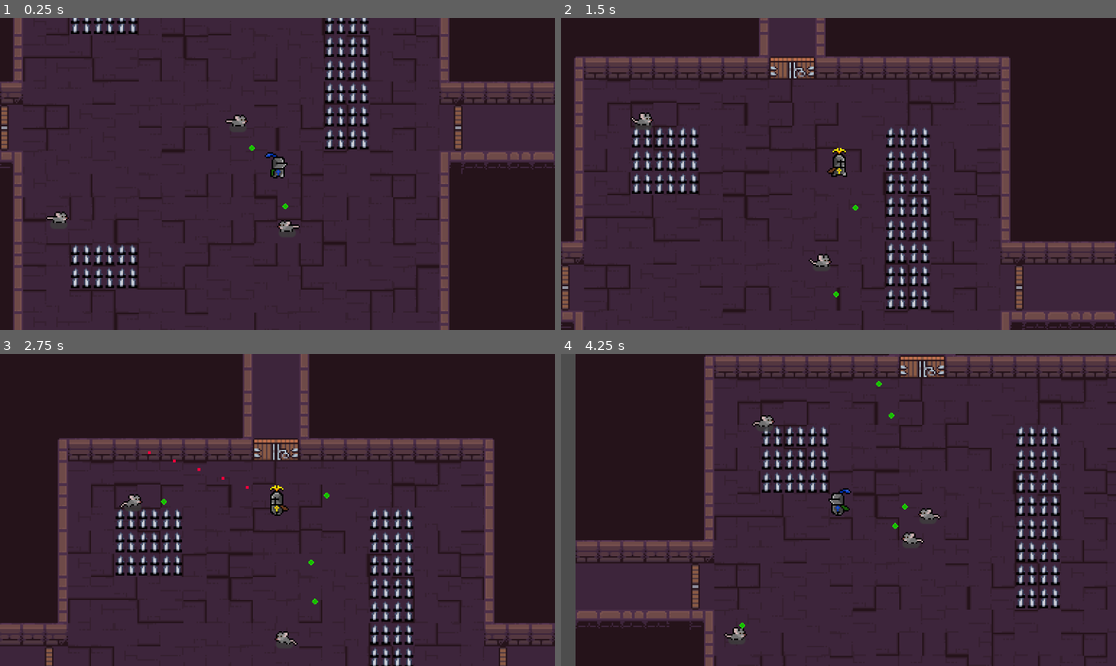
Above: before the commit, frames 1-4 (two rows, left to right).
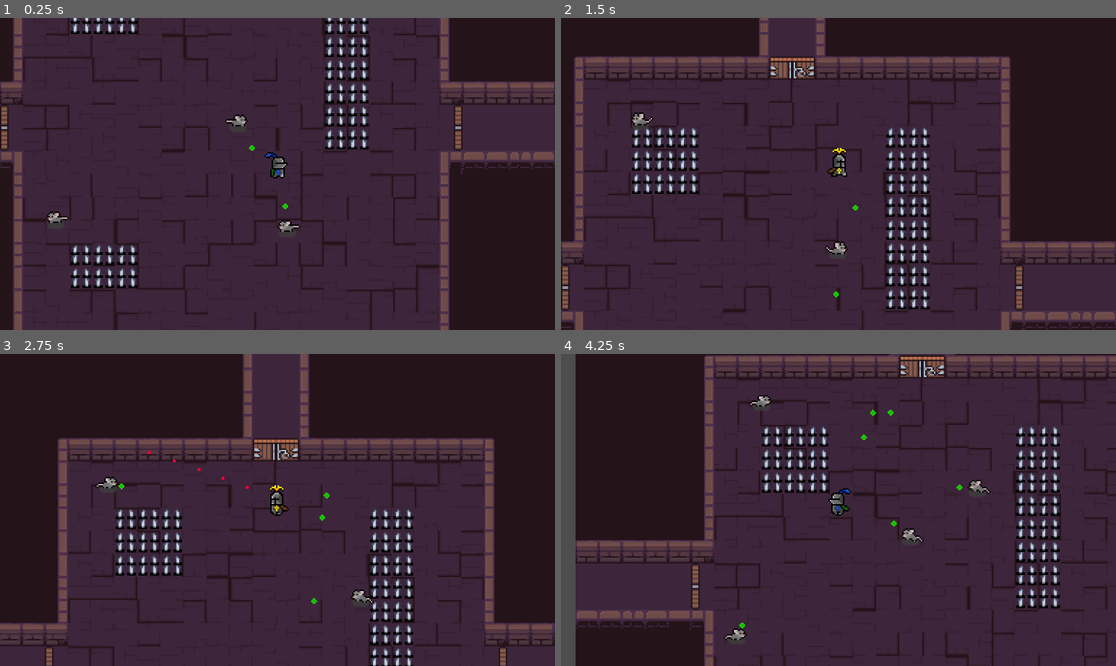
Above: after the commit, the same moments.

Repository: Mlee671/too-many-cats-
Game: Godot game, scene res://main/main.tscn
Two runs of this game, one before a commit and one after it. Both use one fixed random seed, a clock stepped at 60 frames per second and the inputs below.
Inputs (mouse positions are in pixels of both pictures, inside the frame that each line leads up to):
- Up to frame 1 (0.25 s): no input
- Up to frame 2 (1.5 s): move the mouse to (810, 236) at 0.52 s; hold W (up) from 0.53 s (still down); tap Space (ability) at 0.6 s; move the mouse to (1005, 220) at 1.27 s; right-click (1005, 220) at 1.35 s
- Up to frame 3 (2.75 s): move the mouse to (111, 463) at 2.02 s; release W (up) at 2.03 s; press the mouse at (111, 463) at 2.03 s; hold A (left) from 2.03 s (still down)
- Up to frame 4 (4.25 s): move the mouse to (866, 510) at 2.77 s; release the mouse at (866, 510) at 2.78 s; tap Space (ability) at 2.85 s; move the mouse to (755, 432) at 3.52 s; release A (left) at 3.53 s; hold S (down) from 3.53 s (still down); right-click (755, 432) at 3.6 s

The runs differ from the first frame. In frame 1, less than 0.1% of the frame differs, in the area x 8-13%, y 61-66%; in frame 2, 0.3%; in frame 3, 0.5%; in frame 4, 0.7%, in the area x 29-78%, y 8-92%.

Commit message:
implemented inactivity trigger for enemies, requiring room triggers to change to wander state

Diff:
--- a/entities/enemy/enemy.gd
+++ b/entities/enemy/enemy.gd
@@ -8,9 +8,9 @@
 var accel: float
 var pathfind_range: int # tile range to pathfind to
 
-enum BEHAVIOUR {WANDER, ATTACK, DEAD}
+enum BEHAVIOUR {WANDER, ATTACK, DEAD, INACTIVE}
 
-var enemyState := BEHAVIOUR.WANDER
+var enemyState := BEHAVIOUR.INACTIVE
 var wander_stalling := false
 var raycast_target: Node2D = null
 
@@ -30,11 +30,15 @@
 
 
 func _ready() -> void:
-	vision_circle.shape.radius = vision_range
-	setup_nav.call_deferred()
+	vision_circle.shape.radius = 0
+	# once room triggers are implemented, this can be removed
+	setup_nav()
 
 
 func _physics_process(delta: float) -> void:
+	if enemyState == BEHAVIOUR.INACTIVE: # does nothing if inactive
+		return
+
 	if Input.is_action_just_pressed("debug_damage_enemy"):
 		take_damage(50)
 
@@ -113,6 +117,13 @@
 		raycast_target = body
 
 
+## Activates enemy to wander and attack, not stationary.
+func activate_enemy() -> void:
+	enemyState = BEHAVIOUR.WANDER
+	vision_circle.shape.radius = vision_range
+	set_wander_target()
+
+
 func nearby_vector(tile_range: Vector2) -> Vector2:
 	return Vector2(
 		randf_range(global_position.x - tile_range.x, global_position.x + tile_range.x),
@@ -132,7 +143,7 @@
 	# wait until map sync
 	while tilemap == null:
 		await get_tree().process_frame
-	set_wander_target()
+	activate_enemy()
 
 
 func set_wander_target() -> void:
